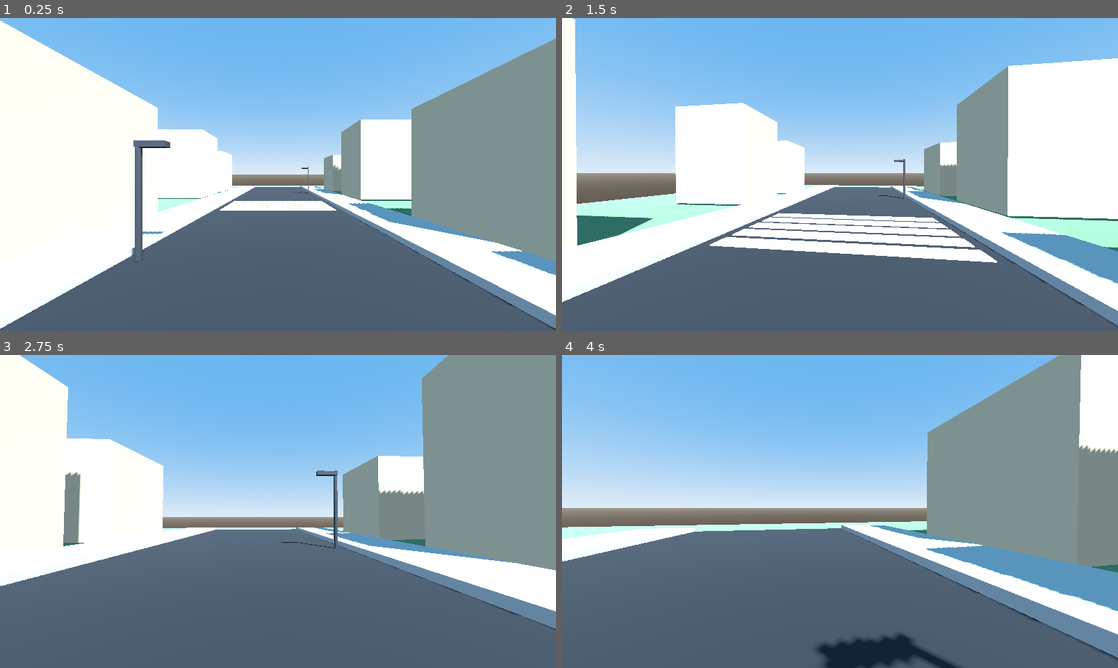
Above: before the commit, frames 1-4 (two rows, left to right).
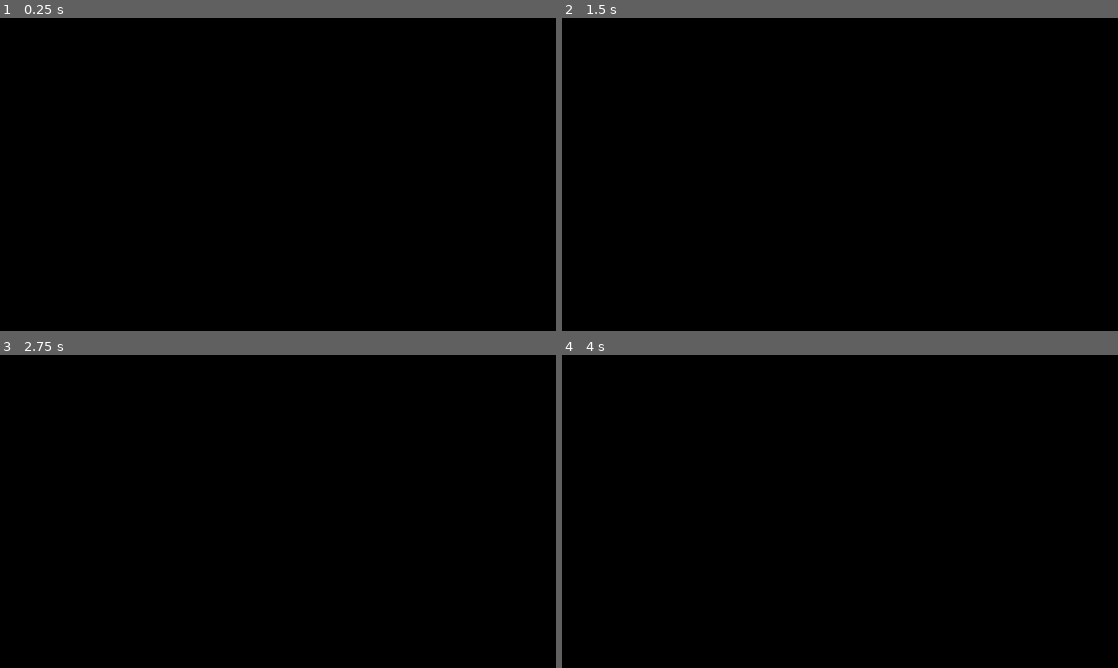
Above: after the commit, the same moments.

Repository: KXAND/BlindWalker
Game: Godot game, scene res://scenes/main/Main.tscn
Same seed, same stepped clock (60 frames per second), same inputs: the game is played once before the commit and once after it.
Inputs (mouse positions are in pixels of both pictures, inside the frame that each line leads up to):
- Up to frame 1 (0.25 s): no input
- Up to frame 2 (1.5 s): tap Enter at 0.5 s; move the mouse to (867, 174) at 0.52 s; hold Shift 0.53-1.28 s; hold W from 0.53 s (still down); click (867, 174) at 0.67 s; tap Space at 0.77 s; move the mouse to (812, 174) at 1.27 s; tap Shift at 1.35 s; click (812, 174) at 1.42 s
- Up to frame 3 (2.75 s): keep holding W; tap Space at 1.52 s; move the mouse to (289, 505) at 2.02 s; hold Shift from 2.03 s (still down); click (289, 505) at 2.17 s
- Up to frame 4 (4 s): keep holding W; move the mouse to (834, 517) at 2.77 s; release Shift at 2.78 s; tap Shift at 2.85 s; click (834, 517) at 2.92 s; tap Space at 3.02, 3.77 s; move the mouse to (878, 514) at 3.52 s; hold Shift from 3.53 s (still down); click (878, 514) at 3.67 s

The runs differ from the first frame. In frame 1, 100% of the frame differs, in the area x 0-100%, y 0-100%; in frame 2, 100%; in frame 3, 100%; in frame 4, 100%.

Commit message:
feat: 添加触觉记忆系统与暗夜场景

Diff:
--- /dev/null
+++ b/assets/shaders/touch_outline.gdshader
@@ -0,0 +1,16 @@
+shader_type spatial;
+render_mode cull_front, unshaded, blend_mix;
+
+// 轮廓颜色与宽度，alpha 由脚本动态控制实现淡入淡出
+uniform vec4 outline_color : source_color = vec4(1.0, 1.0, 1.0, 0.0);
+uniform float outline_width : hint_range(0.0, 0.08) = 0.02;
+
+void vertex() {
+	// 沿法线方向扩展顶点，形成外轮廓壳
+	VERTEX += NORMAL * outline_width;
+}
+
+void fragment() {
+	ALBEDO = outline_color.rgb;
+	ALPHA = outline_color.a;
+}
--- a/project.godot
+++ b/project.godot
@@ -8,11 +8,15 @@
 
 config_version=5
 
+[animation]
+
+compatibility/default_parent_skeleton_in_mesh_instance_3d=true
+
 [application]
 
 config/name="BlindWalker"
 run/main_scene="res://scenes/main/Main.tscn"
-config/features=PackedStringArray("4.5")
+config/features=PackedStringArray("4.7")
 
 [display]
 
@@ -30,5 +34,5 @@
 
 [rendering]
 
-renderer/rendering_method="gl_compatibility"
-environment/defaults/default_clear_color=Color(0.615686, 0.772549, 0.92549, 1)
+renderer/rendering_method="forward_plus"
+environment/defaults/default_clear_color=Color(0.0392157, 0.0392157, 0.0784314, 1)
--- a/scenes/main/Main.tscn
+++ b/scenes/main/Main.tscn
@@ -1,196 +1,213 @@
-[gd_scene load_steps=12 format=3 uid="uid://dal5illn6p4c2"]
+[gd_scene format=3 uid="uid://dal5illn6p4c2"]
 
 [ext_resource type="Script" uid="uid://y254iw3mnypx" path="res://scripts/player/PlayerController.gd" id="1_8wz4m"]
-
-[sub_resource type="ProceduralSkyMaterial" id="ProceduralSkyMaterial_sky"]
-sky_top_color = Color(0.321569, 0.572549, 0.882353, 1)
-sky_horizon_color = Color(0.760784, 0.85098, 0.941176, 1)
-ground_bottom_color = Color(0.305882, 0.282353, 0.258824, 1)
-ground_horizon_color = Color(0.490196, 0.466667, 0.431373, 1)
-
-[sub_resource type="Sky" id="Sky_main"]
-sky_material = SubResource("ProceduralSkyMaterial_sky")
-
-[sub_resource type="Environment" id="Environment_main"]
-background_mode = 2
-sky = SubResource("Sky_main")
-ambient_light_source = 3
-ambient_light_energy = 0.6
+[ext_resource type="Script" uid="uid://cikhx2v7t7djy" path="res://scripts/interaction/TouchMemorySystem.gd" id="touch_memory"]
+
+[sub_resource type="Environment" id="Environment_dark"]
+background_mode = 1
+ambient_light_sky_contribution = 0.0
+ambient_light_energy = 0.0
 tonemap_mode = 2
+adjustment_brightness = 0.8
 
 [sub_resource type="CapsuleShape3D" id="CapsuleShape3D_player"]
 radius = 0.35
 height = 1.2
 
 [sub_resource type="StandardMaterial3D" id="StandardMaterial3D_ground"]
-albedo_color = Color(0.337255, 0.447059, 0.301961, 1)
+albedo_color = Color(0.9, 0.9, 0.9, 1)
+roughness = 0.5
 
 [sub_resource type="StandardMaterial3D" id="StandardMaterial3D_road"]
-albedo_color = Color(0.117647, 0.117647, 0.12549, 1)
+albedo_color = Color(0.9, 0.9, 0.9, 1)
+roughness = 0.5
 
 [sub_resource type="StandardMaterial3D" id="StandardMaterial3D_sidewalk"]
-albedo_color = Color(0.611765, 0.619608, 0.631373, 1)
+albedo_color = Color(0.9, 0.9, 0.9, 1)
+roughness = 0.5
 
 [sub_resource type="StandardMaterial3D" id="StandardMaterial3D_crosswalk"]
-albedo_color = Color(0.95, 0.95, 0.95, 1)
-roughness = 0.9
+albedo_color = Color(0.9, 0.9, 0.9, 1)
+roughness = 0.5
 
 [sub_resource type="StandardMaterial3D" id="StandardMaterial3D_building"]
-albedo_color = Color(0.752941, 0.67451, 0.560784, 1)
+albedo_color = Color(0.9, 0.9, 0.9, 1)
+roughness = 0.5
 
 [sub_resource type="StandardMaterial3D" id="StandardMaterial3D_lamp"]
-albedo_color = Color(0.215686, 0.227451, 0.25098, 1)
+albedo_color = Color(0.9, 0.9, 0.9, 1)
 metallic = 0.25
-roughness = 0.7
-
-[node name="Main" type="Node3D"]
-
-[node name="WorldEnvironment" type="WorldEnvironment" parent="."]
-environment = SubResource("Environment_main")
-
-[node name="Sun" type="DirectionalLight3D" parent="."]
-transform = Transform3D(0.8290376, -0.44065, 0.34427354, 0, 0.6156615, 0.7880107, -0.5591929, -0.6532905, 0.51040655, 0, 0, 0)
-light_energy = 1.35
-shadow_enabled = true
-
-[node name="Player" type="CharacterBody3D" parent="."]
-transform = Transform3D(1, 0, 0, 0, 1, 0, 0, 0, 1, 0, 1.05, 14)
+roughness = 0.5
+
+[node name="Main" type="Control" unique_id=445624578]
+layout_mode = 3
+anchors_preset = 15
+anchor_right = 1.0
+anchor_bottom = 1.0
+grow_horizontal = 2
+grow_vertical = 2
+mouse_filter = 2
+
+[node name="GameViewportContainer" type="SubViewportContainer" parent="." unique_id=286113931]
+layout_mode = 1
+anchors_preset = 15
+anchor_right = 1.0
+anchor_bottom = 1.0
+grow_horizontal = 2
+grow_vertical = 2
+stretch = true
+
+[node name="GameViewport" type="SubViewport" parent="GameViewportContainer" unique_id=1417600403]
+handle_input_locally = false
+size = Vector2i(1280, 720)
+render_target_update_mode = 4
+
+[node name="GameRoot" type="Node3D" parent="GameViewportContainer/GameViewport" unique_id=1119639457]
+
+[node name="WorldEnvironment" type="WorldEnvironment" parent="GameViewportContainer/GameViewport/GameRoot" unique_id=747758012]
+environment = SubResource("Environment_dark")
+
+[node name="Player" type="CharacterBody3D" parent="GameViewportContainer/GameViewport/GameRoot" unique_id=136453261]
+transform = Transform3D(1, 0, 0, 0, 1, 0, 0, 0, 1, -5.25, 1.05, 14)
 script = ExtResource("1_8wz4m")
 
-[node name="CollisionShape3D" type="CollisionShape3D" parent="Player"]
+[node name="CollisionShape3D" type="CollisionShape3D" parent="GameViewportContainer/GameViewport/GameRoot/Player" unique_id=1681564081]
 transform = Transform3D(1, 0, 0, 0, 1, 0, 0, 0, 1, 0, 0.95, 0)
 shape = SubResource("CapsuleShape3D_player")
 
-[node name="Head" type="Node3D" parent="Player"]
+[node name="Head" type="Node3D" parent="GameViewportContainer/GameViewport/GameRoot/Player" unique_id=188933309]
 transform = Transform3D(1, 0, 0, 0, 1, 0, 0, 0, 1, 0, 1.6, 0)
 
-[node name="Camera3D" type="Camera3D" parent="Player/Head"]
+[node name="Camera3D" type="Camera3D" parent="GameViewportContainer/GameViewport/GameRoot/Player/Head" unique_id=850429435]
 current = true
 fov = 78.0
 
-[node name="Street" type="Node3D" parent="."]
-
-[node name="Ground" type="CSGBox3D" parent="Street"]
+[node name="TouchMemorySystem" type="Node3D" parent="GameViewportContainer/GameViewport/GameRoot/Player" unique_id=1172192135]
+script = ExtResource("touch_memory")
+
+[node name="Street" type="Node3D" parent="GameViewportContainer/GameViewport/GameRoot" unique_id=1849881632]
+
+[node name="Ground" type="CSGBox3D" parent="GameViewportContainer/GameViewport/GameRoot/Street" unique_id=1470045671]
 transform = Transform3D(1, 0, 0, 0, 1, 0, 0, 0, 1, 0, -0.6, 0)
 use_collision = true
 size = Vector3(40, 1, 56)
 material = SubResource("StandardMaterial3D_ground")
 
-[node name="Road" type="CSGBox3D" parent="Street"]
+[node name="Road" type="CSGBox3D" parent="GameViewportContainer/GameViewport/GameRoot/Street" unique_id=425199597]
 use_collision = true
 size = Vector3(8, 0.2, 42)
 material = SubResource("StandardMaterial3D_road")
 
-[node name="SidewalkLeft" type="CSGBox3D" parent="Street"]
+[node name="SidewalkLeft" type="CSGBox3D" parent="GameViewportContainer/GameViewport/GameRoot/Street" unique_id=899168378]
 transform = Transform3D(1, 0, 0, 0, 1, 0, 0, 0, 1, -5.25, 0.12, 0)
 use_collision = true
 size = Vector3(2.5, 0.35, 42)
 material = SubResource("StandardMaterial3D_sidewalk")
 
-[node name="SidewalkRight" type="CSGBox3D" parent="Street"]
+[node name="SidewalkRight" type="CSGBox3D" parent="GameViewportContainer/GameViewport/GameRoot/Street" unique_id=793089957]
 transform = Transform3D(1, 0, 0, 0, 1, 0, 0, 0, 1, 5.25, 0.12, 0)
 use_collision = true
 size = Vector3(2.5, 0.35, 42)
 material = SubResource("StandardMaterial3D_sidewalk")
 
-[node name="CrosswalkStripe01" type="CSGBox3D" parent="Street"]
+[node name="CrosswalkStripe01" type="CSGBox3D" parent="GameViewportContainer/GameViewport/GameRoot/Street" unique_id=201212039]
 transform = Transform3D(1, 0, 0, 0, 1, 0, 0, 0, 1, 0, 0.13, -1.8)
 size = Vector3(7.2, 0.03, 0.65)
 material = SubResource("StandardMaterial3D_crosswalk")
 
-[node name="CrosswalkStripe02" type="CSGBox3D" parent="Street"]
+[node name="CrosswalkStripe02" type="CSGBox3D" parent="GameViewportContainer/GameViewport/GameRoot/Street" unique_id=1892653201]
 transform = Transform3D(1, 0, 0, 0, 1, 0, 0, 0, 1, 0, 0.13, -0.9)
 size = Vector3(7.2, 0.03, 0.65)
 material = SubResource("StandardMaterial3D_crosswalk")
 
-[node name="CrosswalkStripe03" type="CSGBox3D" parent="Street"]
+[node name="CrosswalkStripe03" type="CSGBox3D" parent="GameViewportContainer/GameViewport/GameRoot/Street" unique_id=280423516]
 transform = Transform3D(1, 0, 0, 0, 1, 0, 0, 0, 1, 0, 0.13, 0)
 size = Vector3(7.2, 0.03, 0.65)
 material = SubResource("StandardMaterial3D_crosswalk")
 
-[node name="CrosswalkStripe04" type="CSGBox3D" parent="Street"]
+[node name="CrosswalkStripe04" type="CSGBox3D" parent="GameViewportContainer/GameViewport/GameRoot/Street" unique_id=1444229985]
 transform = Transform3D(1, 0, 0, 0, 1, 0, 0, 0, 1, 0, 0.13, 0.9)
 size = Vector3(7.2, 0.03, 0.65)
 material = SubResource("StandardMaterial3D_crosswalk")
 
-[node name="CrosswalkStripe05" type="CSGBox3D" parent="Street"]
+[node name="CrosswalkStripe05" type="CSGBox3D" parent="GameViewportContainer/GameViewport/GameRoot/Street" unique_id=341898632]
 transform = Transform3D(1, 0, 0, 0, 1, 0, 0, 0, 1, 0, 0.13, 1.8)
 size = Vector3(7.2, 0.03, 0.65)
 material = SubResource("StandardMaterial3D_crosswalk")
 
-[node name="BlockoutBuildings" type="Node3D" parent="Street"]
-
-[node name="LeftBuilding01" type="CSGBox3D" parent="Street/BlockoutBuildings"]
+[node name="BlockoutBuildings" type="Node3D" parent="GameViewportContainer/GameViewport/GameRoot/Street" unique_id=17884511]
+
+[node name="LeftBuilding01" type="CSGBox3D" parent="GameViewportContainer/GameViewport/GameRoot/Street/BlockoutBuildings" unique_id=2129508841]
 transform = Transform3D(1, 0, 0, 0, 1, 0, 0, 0, 1, -9.6, 2.75, -15)
 use_collision = true
 size = Vector3(4.2, 5.5, 5.5)
 material = SubResource("StandardMaterial3D_building")
 
-[node name="LeftBuilding02" type="CSGBox3D" parent="Street/BlockoutBuildings"]
+[node name="LeftBuilding02" type="CSGBox3D" parent="GameViewportContainer/GameViewport/GameRoot/Street/BlockoutBuildings" unique_id=1527093820]
 transform = Transform3D(1, 0, 0, 0, 1, 0, 0, 0, 1, -10.1, 3.4, -7.5)
 use_collision = true
 size = Vector3(5.2, 6.8, 5)
 material = SubResource("StandardMaterial3D_building")
 
-[node name="LeftBuilding03" type="CSGBox3D" parent="Street/BlockoutBuildings"]
+[node name="LeftBuilding03" type="CSGBox3D" parent="GameViewportContainer/GameViewport/GameRoot/Street/BlockoutBuildings" unique_id=627140616]
 transform = Transform3D(1, 0, 0, 0, 1, 0, 0, 0, 1, -9.4, 3.1, 6)
 use_collision = true
 size = Vector3(4.8, 6.2, 6.5)
 material = SubResource("StandardMaterial3D_building")
 
-[node name="LeftBuilding04" type="CSGBox3D" parent="Street/BlockoutBuildings"]
+[node name="LeftBuilding04" type="CSGBox3D" parent="GameViewportContainer/GameViewport/GameRoot/Street/BlockoutBuildings" unique_id=101223378]
 transform = Transform3D(1, 0, 0, 0, 1, 0, 0, 0, 1, -10.2, 2.3, 15)
 use_collision = true
 size = Vector3(5.4, 4.6, 5.8)
 material = SubResource("StandardMaterial3D_building")
 
-[node name="RightBuilding01" type="CSGBox3D" parent="Street/BlockoutBuildings"]
+[node name="RightBuilding01" type="CSGBox3D" parent="GameViewportContainer/GameViewport/GameRoot/Street/BlockoutBuildings" unique_id=57624124]
 transform = Transform3D(1, 0, 0, 0, 1, 0, 0, 0, 1, 9.8, 2.5, -15)
 use_collision = true
 size = Vector3(4.6, 5, 5.2)
 material = SubResource("StandardMaterial3D_building")
 
-[node name="RightBuilding02" type="CSGBox3D" parent="Street/BlockoutBuildings"]
+[node name="RightBuilding02" type="CSGBox3D" parent="GameViewportContainer/GameViewport/GameRoot/Street/BlockoutBuildings" unique_id=65469449]
 transform = Transform3D(1, 0, 0, 0, 1, 0, 0, 0, 1, 10.4, 3.7, -6.5)
 use_collision = true
 size = Vector3(5.6, 7.4, 5.5)
 material = SubResource("StandardMaterial3D_building")
 
-[node name="RightBuilding03" type="CSGBox3D" parent="Street/BlockoutBuildings"]
+[node name="RightBuilding03" type="CSGBox3D" parent="GameViewportContainer/GameViewport/GameRoot/Street/BlockoutBuildings" unique_id=1202228969]
 transform = Transform3D(1, 0, 0, 0, 1, 0, 0, 0, 1, 9.5, 2.9, 6.5)
 use_collision = true
 size = Vector3(4.8, 5.8, 5.5)
 material = SubResource("StandardMaterial3D_building")
 
-[node name="RightBuilding04" type="CSGBox3D" parent="Street/BlockoutBuildings"]
+[node name="RightBuilding04" type="CSGBox3D" parent="GameViewportContainer/GameViewport/GameRoot/Street/BlockoutBuildings" unique_id=141667608]
 transform = Transform3D(1, 0, 0, 0, 1, 0, 0, 0, 1, 10.2, 2.6, 15)
 use_collision = true
 size = Vector3(5.1, 5.2, 6.1)
 material = SubResource("StandardMaterial3D_building")
 
-[node name="StreetFurniture" type="Node3D" parent="Street"]
-
-[node name="LampPostLeft" type="CSGCylinder3D" parent="Street/StreetFurniture"]
+[node name="StreetFurniture" type="Node3D" parent="GameViewportContainer/GameViewport/GameRoot/Street" unique_id=2141472029]
+
+[node name="LampPostLeft" type="CSGCylinder3D" parent="GameViewportContainer/GameViewport/GameRoot/Street/StreetFurniture" unique_id=726654055]
 transform = Transform3D(1, 0, 0, 0, 1, 0, 0, 0, 1, -3.6, 1.6, 9)
 use_collision = true
 radius = 0.08
 height = 3.2
 material = SubResource("StandardMaterial3D_lamp")
 
-[node name="LampHeadLeft" type="CSGBox3D" parent="Street/StreetFurniture"]
+[node name="LampHeadLeft" type="CSGBox3D" parent="GameViewportContainer/GameViewport/GameRoot/Street/StreetFurniture" unique_id=1658841928]
 transform = Transform3D(1, 0, 0, 0, 1, 0, 0, 0, 1, -3.25, 3.1, 9)
 use_collision = true
 size = Vector3(0.8, 0.15, 0.25)
 material = SubResource("StandardMaterial3D_lamp")
 
-[node name="LampPostRight" type="CSGCylinder3D" parent="Street/StreetFurniture"]
+[node name="LampPostRight" type="CSGCylinder3D" parent="GameViewportContainer/GameViewport/GameRoot/Street/StreetFurniture" unique_id=302719271]
 transform = Transform3D(1, 0, 0, 0, 1, 0, 0, 0, 1, 3.6, 1.6, -9)
 use_collision = true
 radius = 0.08
 height = 3.2
 material = SubResource("StandardMaterial3D_lamp")
 
-[node name="LampHeadRight" type="CSGBox3D" parent="Street/StreetFurniture"]
+[node name="LampHeadRight" type="CSGBox3D" parent="GameViewportContainer/GameViewport/GameRoot/Street/StreetFurniture" unique_id=121970299]
 transform = Transform3D(1, 0, 0, 0, 1, 0, 0, 0, 1, 3.25, 3.1, -9)
 use_collision = true
 size = Vector3(0.8, 0.15, 0.25)
--- /dev/null
+++ b/scripts/interaction/TouchMemorySystem.gd
@@ -0,0 +1,300 @@
+extends Node3D
+class_name TouchMemorySystem
+
+
+## 触觉记忆系统
+## 模拟视障者触摸感知：点击产生光源照亮表面，光照衰减后留下物体轮廓（记忆痕迹）
+##
+## 流程：
+##   1. 左键点击 → 射线检测击中点
+##   2. 在击中点创建 OmniLight3D 照亮物体表面（无高光反射）
+##   3. 光源逐渐衰减（默认 5 秒）
+##   4. 衰减至阈值时轮廓渐显，光源完全消失后仅剩轮廓
+##   5. 轮廓缓慢消失（默认 15 秒），模拟记忆消退
+
+# ---- 可调参数 ----
+@export var debug_mode: bool = false               # 调试模式：开启后提供全局光照，按 F3 切换
+@export var debug_ambient: float = 0.15            # 调试环境光亮度（可见的暗，保留物体基本轮廓）
+@export var light_start_energy: float = 0.3       # 光源初始亮度
+@export var light_range: float = 2.5               # 聚光灯光源照射距离（需覆盖 max_ray_distance）
+@export var light_color: Color = Color.WHITE              # 纯白光（盲人无色彩感知）
+@export var spot_angle: float = 30.0               # 聚光灯锥角（度）
+@export var spot_attenuation: float = 0.8          # 锥边缘柔和度
+@export var light_attenuation: float = 0.3         # 衰减曲线：越小越均匀（0=恒定, 1=线性, 2=平方反比）
+@export var decay_duration: float = 5.0            # 光源完全衰减的时间（秒）
+@export var outline_start_ratio: float = 0.25      # 光源能量降到这个比例时开始显示轮廓
+@export var outline_max_alpha: float = 0.55        # 轮廓最大不透明度
+@export var outline_width: float = 0.018           # 轮廓线宽度
+@export var outline_color: Color = Color(0.85, 0.85, 0.85)  # 轮廓颜色（灰度，无色彩倾向）
+@export var outline_persist: float = 15.0          # 轮廓持续时间（秒）
+@export var max_ray_distance: float = 2.5          # 触摸最大距离（模拟手臂长度）
+
+# ---- 内部 ----
+var _camera: Camera3D = null
+var _outline_shader: Shader = null
+var _world_root: Node3D = null           # 静态世界根节点（光源挂此节点下，避免随玩家移动）
+var _debug_light: DirectionalLight3D = null
+var _debug_ambient_stored: float = 0.0
+var _environment: Environment = null
+
+## 单次触摸记录
+class TouchRecord:
+	var light: Light3D               # 动态光源（SpotLight3D，方向与摄像机朝向一致）
+	var target_node: Node3D          # 被击中的 CSG/Mesh 节点
+	var outline_material: ShaderMaterial  # 轮廓材质（挂在 next_pass 上）
+	var age: float = 0.0             # 光源年龄
+	var outline_age: float = 0.0     # 轮廓年龄
+	var phase: int = 0               # 0=光照阶段, 1=轮廓阶段
+	var hit_objects: Array = []      # 已处理过的节点（去重用）
+
+
+var _records: Array[TouchRecord] = []
+
+
+func _ready() -> void:
+	_find_camera()
+	_find_world_root()
+	_load_shader()
+	_apply_debug_mode()
+
+
+func _find_camera() -> void:
+	var parent := get_parent()
+	if parent:
+		var head := parent.get_node_or_null("Head")
+		if head:
+			_camera = head.get_node_or_null("Camera3D")
+	if not _camera:
+		_camera = get_viewport().get_camera_3d()
+
+
+## 找到静态世界根节点（Player 的父节点 GameRoot），光源必须挂此节点下避免随玩家移动
+func _find_world_root() -> void:
+	var p := get_parent()
+	if p:
+		_world_root = p.get_parent() as Node3D
+	if not _world_root:
+		push_error("TouchMemorySystem: 无法找到世界根节点")
+
+
+## F3 切换调试模式
+func _input(event: InputEvent) -> void:
+	if event is InputEventKey and event.pressed and event.keycode == KEY_F3:
+		debug_mode = not debug_mode
+		_apply_debug_mode()
+
+
+## 调试模式：创建/销毁全局光照 + 设置环境光
+func _apply_debug_mode() -> void:
+	if not _world_root:
+		return
+
+	# 获取 WorldEnvironment 节点
+	if not _environment:
+		var we := _world_root.get_node_or_null("WorldEnvironment")
+		if we:
+			_environment = we.environment
+	if not _environment:
+		return
+
+	if debug_mode:
+		# 存储原始环境光值
+		_debug_ambient_stored = _environment.ambient_light_energy
+		_environment.ambient_light_energy = debug_ambient
+
+		if not _debug_light:
+			_debug_light = DirectionalLight3D.new()
+			_debug_light.name = "DebugLight"
+			_debug_light.light_color = Color(0.9, 0.92, 1.0)
+			_debug_light.light_energy = 0.25
+			_debug_light.shadow_enabled = false
+			_world_root.add_child(_debug_light)
+			# 从上方斜照，产生立体感
+			_debug_light.global_rotation_degrees = Vector3(-60, 30, 0)
+		print("调试模式 ON — 全局光照已启用")
+	else:
+		_environment.ambient_light_energy = _debug_ambient_stored
+
+		if _debug_light:
+			_debug_light.queue_free()
+			_debug_light = null
+		print("调试模式 OFF — 恢复全黑场景")
+
+
+func _load_shader() -> void:
+	_outline_shader = load("res://assets/shaders/touch_outline.gdshader")
+	if not _outline_shader:
+		push_error("TouchMemorySystem: 无法加载轮廓 shader")
+	else:
+		print("TouchMemorySystem: 轮廓 shader 加载成功")
+
+
+## 由 PlayerController 调用，执行一次触摸探测
+func try_touch() -> void:
+	if not _camera:
+		return
+
+	# 使用节点自身的 get_world_3d()（而非相机的），确保从正确的物理世界查询
+	var space_state := get_world_3d().direct_space_state
+	var from := _camera.global_position
+	var forward := -_camera.global_transform.basis.z.normalized()
+	var to := from + forward * max_ray_distance
+
+	var query := PhysicsRayQueryParameters3D.create(from, to)
+	query.collision_mask = 1           # 第 1 层
+	query.collide_with_areas = false
+	query.collide_with_bodies = true
+	query.hit_from_inside = false
+	# 排除玩家自身碰撞体
+	var player := get_parent()
+	if player is CharacterBody3D:
+		query.exclude = [player.get_rid()]
+
+	var result := space_state.intersect_ray(query)
+	if result.is_empty():
+		return
+
+	var hit_point: Vector3 = result.position
+	var hit_normal: Vector3 = result.get("normal", Vector3.UP)
+	var hit_collider: Node = result.collider
+
+	# 找到实际的视觉节点（CSG/Mesh，而非 CollisionShape）
+	var visual_node := _find_visual_node(hit_collider)
+	if not visual_node:
+		return
+
+	_create_touch(hit_point, hit_normal, visual_node)
+
+
+## 沿节点树向上查找 CSGShape3D 或 MeshInstance3D
+func _find_visual_node(collider: Node) -> Node3D:
+	var node := collider
+	while node:
+		if node is CSGShape3D or node is MeshInstance3D:
+			return node as Node3D
+		node = node.get_parent()
+	return collider as Node3D
+
+
+## 检查节点是否已在某条记录中被处理过
+func _is_already_touched(node: Node3D) -> bool:
+	for rec in _records:
+		if rec.target_node == node:
+			return true
+	return false
+
+
+func _create_touch(pos: Vector3, normal: Vector3, target: Node3D) -> void:
+	# 光源初始位置放在摄像机处（模拟从眼睛照射出去的光）
+	var light_pos := _camera.global_position
+
+	# ---- 创建 SpotLight（方向与摄像机朝向一致） ----
+	var light := SpotLight3D.new()
+	light.light_color = light_color
+	light.light_energy = light_start_energy
+	light.spot_range = light_range
+	light.spot_angle = spot_angle
+	light.spot_attenuation = spot_attenuation
+	light.spot_angle_attenuation = 1.0
+	light.light_specular = 0.0            # 无高光反射
+	light.light_indirect_energy = 0.0     # 无间接光照
+	if _world_root:
+		_world_root.add_child(light)
+	else:
+		add_child(light)
+	light.global_position = light_pos
+	# 让聚光灯朝向摄像机前方（-Z 方向，即射线方向）
+	light.global_transform.basis = _camera.global_transform.basis
+
+	# ---- 创建轮廓材质 ----
+	var outline_mat := ShaderMaterial.new()
+	outline_mat.shader = _outline_shader
+	outline_mat.set_shader_parameter("outline_color", Color(outline_color, 0.0))
+	outline_mat.set_shader_parameter("outline_width", outline_width)
+
+	# ---- 将轮廓材质挂到目标物体的 next_pass ----
+	# 先检查是否已有记录（避免多次触摸同一物体导致 next_pass 堆叠）
+	if not _is_already_touched(target):
+		var mat = target.get("material")
+		if mat and mat is StandardMaterial3D:
+			var dup_mat = mat.duplicate()
+			dup_mat.next_pass = outline_mat
+			target.set("material", dup_mat)
+
+	var rec := TouchRecord.new()
+	rec.light = light
+	rec.target_node = target
+	rec.outline_material = outline_mat
+	rec.age = 0.0
+	rec.outline_age = 0.0
+	rec.phase = 0
+
+	_records.append(rec)
+
+
+func _process(delta: float) -> void:
+	if _records.is_empty():
+		return
+
+	var to_remove: Array[TouchRecord] = []
+
+	for rec in _records:
+		match rec.phase:
+			0:
+				_process_light_phase(rec, delta, to_remove)
+			1:
+				_process_outline_phase(rec, delta, to_remove)
+
+	# 清理已完成的记录
+	for rec in to_remove:
+		_records.erase(rec)
+
+
+## 光照阶段：衰减光源亮度，到阈值后过渡到轮廓阶段
+func _process_light_phase(rec: TouchRecord, delta: float, to_remove: Array[TouchRecord]) -> void:
+	rec.age += delta
+	var ratio := 1.0 - (rec.age / decay_duration)
+
+	if ratio <= 0.0:
+		# 光源完全衰减，移除之，进入轮廓阶段
+		if is_instance_valid(rec.light):
+			rec.light.queue_free()
+		rec.phase = 1
+		rec.outline_age = 0.0
+		# 确保轮廓 alpha 到达最大值
+		_set_outline_alpha(rec, outline_max_alpha)
+		return
+
+	# 更新光源亮度
+	if is_instance_valid(rec.light):
+		rec.light.light_energy = light_start_energy * ratio
+
+	# 检查是否进入轮廓过渡区间
+	if ratio <= outline_start_ratio:
+		# 将 ratio 从 [outline_start_ratio, 0] 映射到轮廓 alpha [0, 1]
+		var t := 1.0 - (ratio / outline_start_ratio)  # 0 → outline_start_ratio 时, t 从 1 → 0
+		# 实际上当 ratio 从 outline_start_ratio 降到 0 时，轮廓从 0 升到 1
+		# ratio / outline_start_ratio: 1 → 0
+		# 1 - (ratio / outline_start_ratio): 0 → 1 ✓
+		t = clamp(t, 0.0, 1.0)
+		_set_outline_alpha(rec, t * outline_max_alpha)
+
+
+## 轮廓阶段：轮廓逐渐消失
+func _process_outline_phase(rec: TouchRecord, delta: float, to_remove: Array[TouchRecord]) -> void:
+	rec.outline_age += delta
+	var ratio := 1.0 - (rec.outline_age / outline_persist)
+
+	if ratio <= 0.0:
+		to_remove.append(rec)
+		return
+
+	_set_outline_alpha(rec, ratio * outline_max_alpha)
+
+
+func _set_outline_alpha(rec: TouchRecord, alpha: float) -> void:
+	if not is_instance_valid(rec.outline_material):
+		return
+	var col := rec.outline_material.get_shader_parameter("outline_color") as Color
+	col.a = alpha
+	rec.outline_material.set_shader_parameter("outline_color", col)
--- a/scripts/player/PlayerController.gd
+++ b/scripts/player/PlayerController.gd
@@ -7,6 +7,7 @@
 @export var gravity: float = 9.8
 
 @onready var head: Node3D = $Head
+@onready var touch_memory: TouchMemorySystem = $TouchMemorySystem
 
 var _pitch: float = 0.0
 
@@ -20,13 +21,22 @@
 		rotate_y(-event.relative.x * mouse_sensitivity)
 		_pitch = clamp(_pitch - event.relative.y * mouse_sensitivity, deg_to_rad(-80.0), deg_to_rad(80.0))
 		head.rotation.x = _pitch
-	elif event is InputEventMouseButton and event.pressed and Input.get_mouse_mode() == Input.MOUSE_MODE_VISIBLE:
-		Input.set_mouse_mode(Input.MOUSE_MODE_CAPTURED)
-	elif event is InputEventKey and event.pressed and event.keycode == KEY_ESCAPE:
-		if Input.get_mouse_mode() == Input.MOUSE_MODE_CAPTURED:
-			Input.set_mouse_mode(Input.MOUSE_MODE_VISIBLE)
-		else:
+
+	elif event is InputEventMouseButton and event.pressed:
+		if Input.get_mouse_mode() == Input.MOUSE_MODE_VISIBLE:
 			Input.set_mouse_mode(Input.MOUSE_MODE_CAPTURED)
+		elif event.button_index == MOUSE_BUTTON_LEFT:
+			# 左键触发触觉探测（盲人触摸感知）
+			if touch_memory:
+				touch_memory.try_touch()
+
+	elif event is InputEventKey and event.pressed:
+		match event.keycode:
+			KEY_ESCAPE:
+				if Input.get_mouse_mode() == Input.MOUSE_MODE_CAPTURED:
+					Input.set_mouse_mode(Input.MOUSE_MODE_VISIBLE)
+				else:
+					Input.set_mouse_mode(Input.MOUSE_MODE_CAPTURED)
 
 
 func _physics_process(delta: float) -> void:
Not shown, added: assets/shaders/touch_outline.gdshader.uid
Not shown, added: scripts/interaction/TouchMemorySystem.gd.uid
